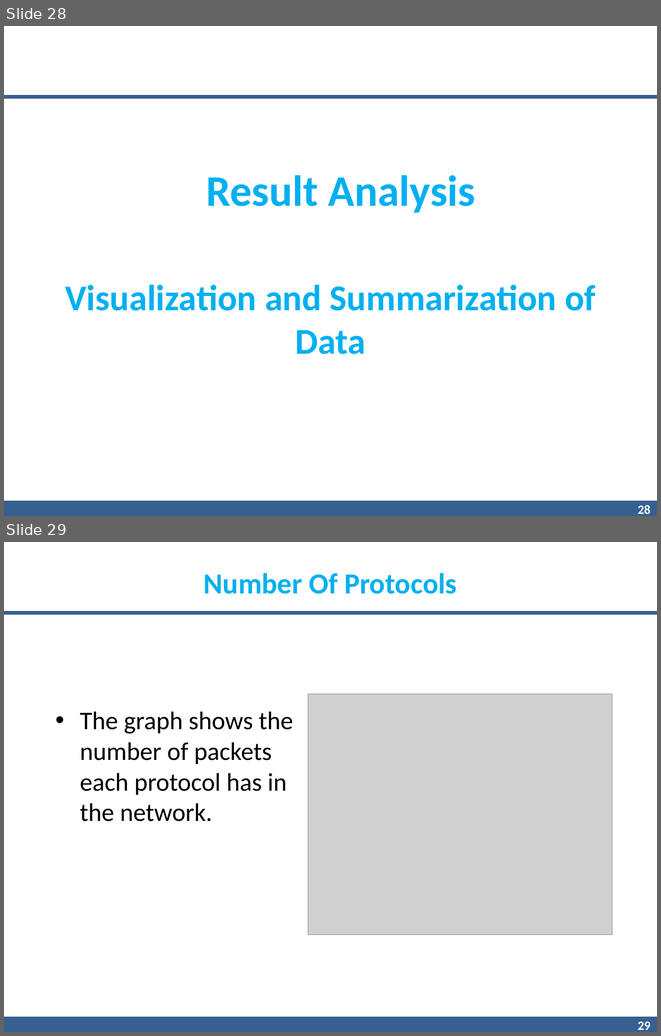
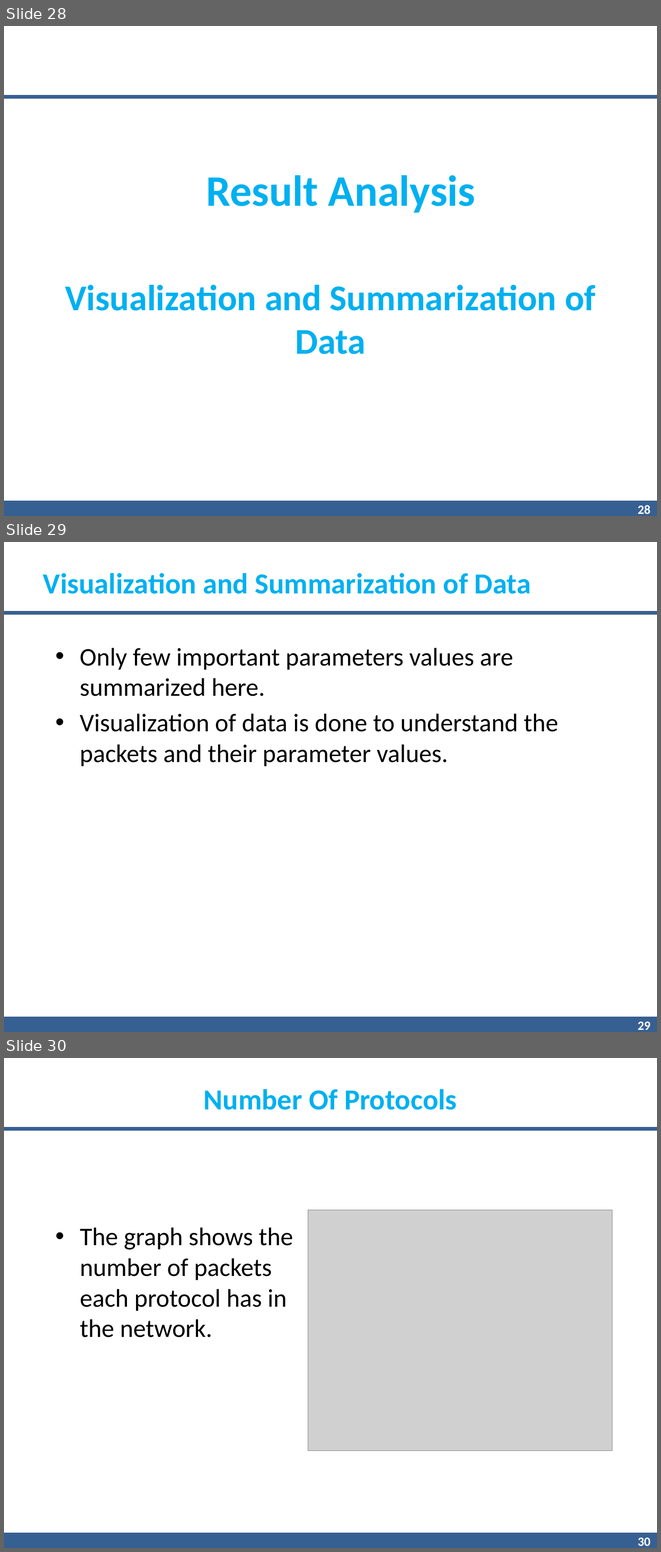
Before and after one commit to gnnain/Pcap_Reader, a slide deck: 7.pptx. Shown one above the other, each under a label of ours: slides 28 and 29 before the commit, slides 28, 29 and 30 after it. The pictures are 661x1036 and 661x1552 pixels, drawn with LibreOffice and Linux fonts; fonts in the diff are those of the drawing; grey boxes stand for pictures; background and template pictures are left out. Boxes give left, top, right and bottom in pixels: in the first picture for what was removed or moved away, otherwise in the second. Text is boxed around its words. In the diff, an @@ line names an element or a change of style, - is before the commit and + after.

```diff
--- a/7.pptx
+++ b/7.pptx
@@ slide 29 added at <box>4,542,657,1032</box>, background #FFFFFF; not listed: 3 template elements that a slide beside it also shows @@
@@ text added at <box>43,573,531,594</box>, 32 pt, text #00B0F0, bold @@
+Visualization and Summarization of Data
@@ text added at <box>80,647,558,766</box>, 28 pt, text #000000 @@
+• Only few important parameters values are summarized here.
+• Visualization of data is done to understand the packets and their parameter values.
@@ what was slide 29 is now slide 30 @@
@@ page number at <box>638,1537,651,1546</box>: text changed @@
-29
+30
```
Also in this commit, not shown: 15 slides changed, 5 other slides added, 4 slides removed.
